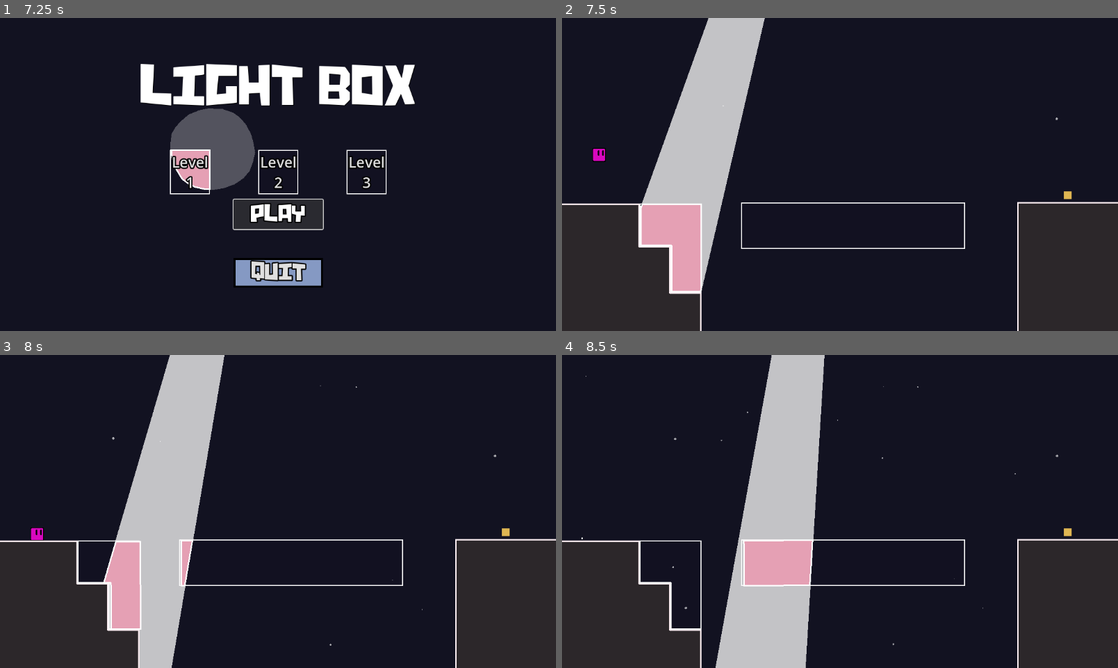
Above: before the commit, frames 1-4 (two rows, left to right).
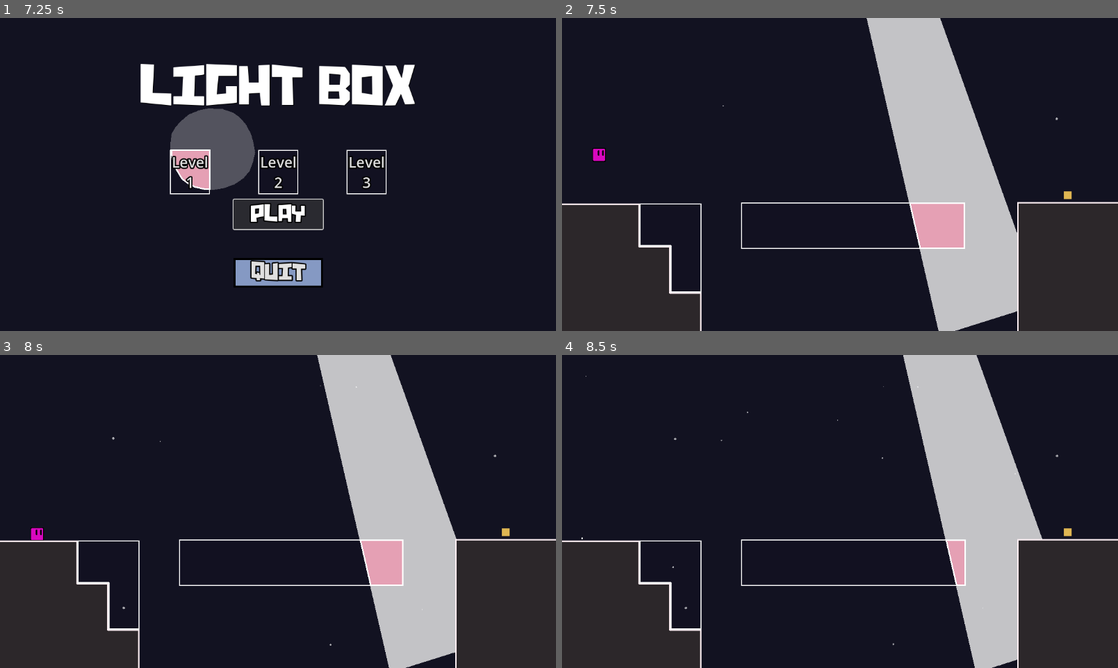
Above: after the commit, the same moments.

Repository: WeDoThingsHere/Godot-Jam-June-2025
Game: Godot game, scene res://scenes/Levels/start_menu.tscn
Same seed, same stepped clock (60 frames per second), same inputs: the game is played once before the commit and once after it.
Inputs:
- Up to frame 1 (7.25 s): click "Play" at 0.5 s; click "Play" at 1.25 s; tap Enter (ui_accept) at 2, 2.75, 3.5, 5, 5.75, 6.5 s; hold D (move_right) 2.03-3.53 s; tap Space (jump) at 2.27, 3.02, 4.52, 5.27, 6.02 s; hold A (move_left) 3.53-4.28 s; hold D (move_right) 4.28-5.78 s; hold A (move_left) 5.78-6.53 s; hold D (move_right) from 6.53 s (still down)
- Up to frame 2 (7.5 s): release D (move_right) at 7.25 s; click "Level 1" at 7.25 s
- Up to frame 3 (8 s): no input
- Up to frame 4 (8.5 s): hold A (move_left) from 8.03 s (still down); tap Space (jump) at 8.27 s

Frame 1 is identical in both runs. In frame 2, 26% of the frame differs, in the area x 14-82%, y 0-100%; in frame 3, 27%, in the area x 18-83%, y 0-100%; in frame 4, 26%.

Commit message:
made Level 3

Diff:
--- a/scenes/Levels/001_LevelOne.tscn
+++ b/scenes/Levels/001_LevelOne.tscn
@@ -11,33 +11,34 @@
 
 [sub_resource type="Animation" id="Animation_y8fji"]
 length = 0.001
-tracks/0/type = "bezier"
+tracks/0/type = "value"
 tracks/0/imported = false
 tracks/0/enabled = true
-tracks/0/path = NodePath(".:rotation")
+tracks/0/path = NodePath(".:position")
 tracks/0/interp = 1
 tracks/0/loop_wrap = true
 tracks/0/keys = {
-"handle_modes": PackedInt32Array(0),
-"points": PackedFloat32Array(-0.305433, -0.25, 0, 0.25, 0),
-"times": PackedFloat32Array(0)
+"times": PackedFloat32Array(0),
+"transitions": PackedFloat32Array(1),
+"update": 0,
+"values": [Vector2(-96, -1068)]
 }
 
 [sub_resource type="Animation" id="Animation_hkq2j"]
 resource_name = "swing"
-length = 6.0
+length = 8.0
 loop_mode = 1
 tracks/0/type = "value"
 tracks/0/imported = false
 tracks/0/enabled = true
-tracks/0/path = NodePath(".:rotation")
+tracks/0/path = NodePath(".:position")
 tracks/0/interp = 2
 tracks/0/loop_wrap = true
 tracks/0/keys = {
-"times": PackedFloat32Array(0, 3, 6),
+"times": PackedFloat32Array(0, 4, 8),
 "transitions": PackedFloat32Array(1, 1, 1),
 "update": 0,
-"values": [0.270526, -0.240855, 0.270526]
+"values": [Vector2(-96, -1068), Vector2(280, -1068), Vector2(-96, -1068)]
 }
 
 [sub_resource type="AnimationLibrary" id="AnimationLibrary_nf86m"]
@@ -86,7 +87,7 @@
 position = Vector2(-67, -263)
 
 [node name="TiltingLight" parent="Lights" instance=ExtResource("3_a2ux5")]
-position = Vector2(71, -785)
+position = Vector2(-96, -1068)
 rotation = -0.305433
 
 [node name="Polygon2D" parent="Lights/TiltingLight/LitArea" index="1"]
--- a/scenes/Levels/003_LevelThree.tscn
+++ b/scenes/Levels/003_LevelThree.tscn
@@ -9,42 +9,136 @@
 [ext_resource type="PackedScene" uid="uid://bhfabwws43023" path="res://scenes/dust_spawner.tscn" id="6_tb5yy"]
 [ext_resource type="PackedScene" path="res://scenes/true_platform.tscn" id="7_jglaw"]
 
-[sub_resource type="Animation" id="Animation_53cjc"]
-resource_name = "TRILTING"
-length = 6.0
+[sub_resource type="Animation" id="Animation_tb5yy"]
+resource_name = "elevator"
+length = 10.0
 loop_mode = 1
 tracks/0/type = "value"
 tracks/0/imported = false
 tracks/0/enabled = true
-tracks/0/path = NodePath(".:rotation")
-tracks/0/interp = 1
-tracks/0/loop_wrap = true
-tracks/0/keys = {
-"times": PackedFloat32Array(0, 1.5, 3, 4.5, 6),
-"transitions": PackedFloat32Array(1, 1, 1, 1, 1),
-"update": 0,
-"values": [0.0, -1.5708, -3.14159, -4.71239, -6.28319]
-}
-
-[sub_resource type="Animation" id="Animation_lksnt"]
+tracks/0/path = NodePath(".:position")
+tracks/0/interp = 1
+tracks/0/loop_wrap = true
+tracks/0/keys = {
+"times": PackedFloat32Array(0, 10),
+"transitions": PackedFloat32Array(1, 1),
+"update": 0,
+"values": [Vector2(0, -600), Vector2(0, -900)]
+}
+
+[sub_resource type="Animation" id="Animation_jglaw"]
 length = 0.001
 tracks/0/type = "value"
 tracks/0/imported = false
 tracks/0/enabled = true
-tracks/0/path = NodePath(".:rotation")
+tracks/0/path = NodePath(".:position")
 tracks/0/interp = 1
 tracks/0/loop_wrap = true
 tracks/0/keys = {
 "times": PackedFloat32Array(0),
 "transitions": PackedFloat32Array(1),
 "update": 0,
-"values": [0.0]
-}
-
-[sub_resource type="AnimationLibrary" id="AnimationLibrary_jybrk"]
+"values": [Vector2(0, 0)]
+}
+
+[sub_resource type="AnimationLibrary" id="AnimationLibrary_53cjc"]
 _data = {
-&"RESET": SubResource("Animation_lksnt"),
-&"TRILTING": SubResource("Animation_53cjc")
+&"RESET": SubResource("Animation_jglaw"),
+&"elevator": SubResource("Animation_tb5yy")
+}
+
+[sub_resource type="Animation" id="Animation_jybrk"]
+resource_name = "elevator 2"
+length = 10.0
+loop_mode = 1
+tracks/0/type = "value"
+tracks/0/imported = false
+tracks/0/enabled = true
+tracks/0/path = NodePath(".:position")
+tracks/0/interp = 1
+tracks/0/loop_wrap = true
+tracks/0/keys = {
+"times": PackedFloat32Array(0, 10),
+"transitions": PackedFloat32Array(1, 1),
+"update": 0,
+"values": [Vector2(188, -989.715), Vector2(188, -689.715)]
+}
+
+[sub_resource type="Animation" id="Animation_o4dxq"]
+length = 0.001
+tracks/0/type = "value"
+tracks/0/imported = false
+tracks/0/enabled = true
+tracks/0/path = NodePath(".:position")
+tracks/0/interp = 1
+tracks/0/loop_wrap = true
+tracks/0/keys = {
+"times": PackedFloat32Array(0),
+"transitions": PackedFloat32Array(1),
+"update": 0,
+"values": [Vector2(0, -989.715)]
+}
+
+[sub_resource type="Animation" id="Animation_sd7vf"]
+resource_name = "elevator 3"
+length = 10.0
+loop_mode = 1
+tracks/0/type = "value"
+tracks/0/imported = false
+tracks/0/enabled = true
+tracks/0/path = NodePath(".:position")
+tracks/0/interp = 1
+tracks/0/loop_wrap = true
+tracks/0/keys = {
+"times": PackedFloat32Array(0, 10),
+"transitions": PackedFloat32Array(1, 1),
+"update": 0,
+"values": [Vector2(373, -1060.72), Vector2(373, -760.715)]
+}
+
+[sub_resource type="AnimationLibrary" id="AnimationLibrary_4rrj5"]
+_data = {
+&"RESET": SubResource("Animation_o4dxq"),
+&"elevator 2": SubResource("Animation_jybrk"),
+&"elevator 3": SubResource("Animation_sd7vf")
+}
+
+[sub_resource type="Animation" id="Animation_y8fji"]
+length = 0.001
+tracks/0/type = "value"
+tracks/0/imported = false
+tracks/0/enabled = true
+tracks/0/path = NodePath(".:position")
+tracks/0/interp = 1
+tracks/0/loop_wrap = true
+tracks/0/keys = {
+"times": PackedFloat32Array(0),
+"transitions": PackedFloat32Array(1),
+"update": 0,
+"values": [Vector2(-96, -1068)]
+}
+
+[sub_resource type="Animation" id="Animation_hkq2j"]
+resource_name = "swing"
+length = 8.0
+loop_mode = 1
+tracks/0/type = "value"
+tracks/0/imported = false
+tracks/0/enabled = true
+tracks/0/path = NodePath(".:position")
+tracks/0/interp = 2
+tracks/0/loop_wrap = true
+tracks/0/keys = {
+"times": PackedFloat32Array(0, 4, 8),
+"transitions": PackedFloat32Array(1, 1, 1),
+"update": 0,
+"values": [Vector2(-96, -1068), Vector2(280, -1068), Vector2(-96, -1068)]
+}
+
+[sub_resource type="AnimationLibrary" id="AnimationLibrary_nf86m"]
+_data = {
+&"RESET": SubResource("Animation_y8fji"),
+&"swing": SubResource("Animation_hkq2j")
 }
 
 [sub_resource type="Gradient" id="Gradient_fsjfv"]
@@ -62,32 +156,163 @@
 [node name="EveryGameScene" parent="." instance=ExtResource("1_mvyed")]
 
 [node name="Platforms" type="Node2D" parent="."]
-
-[node name="PlatformBox" parent="Platforms" instance=ExtResource("2_r1e1t")]
-position = Vector2(96, 73)
-
-[node name="PlatformArea" parent="Platforms/PlatformBox" index="0"]
-position = Vector2(59, 57)
-
-[node name="Bounds" parent="Platforms/PlatformBox/PlatformArea" index="0"]
-polygon = PackedVector2Array(-360, -72, 104, -72, 104, 24, -360, 24)
-uv = PackedVector2Array(-168, -72, 240, -72, 240, 24, -168, 24)
-
-[node name="PlatformBox2" parent="Platforms" instance=ExtResource("2_r1e1t")]
-position = Vector2(-106, 147)
-
-[node name="PlatformArea" parent="Platforms/PlatformBox2" index="0"]
-position = Vector2(59, 57)
-
-[node name="Bounds" parent="Platforms/PlatformBox2/PlatformArea" index="0"]
-polygon = PackedVector2Array(-240, 40, -240, -144, -368, -144, -368, -56, -304, -56, -304, 40)
-uv = PackedVector2Array(-240, 24, -240, -96, -368, -96, -368, -32, -296, -32, -296, 24)
+position = Vector2(0, 44.715)
+
+[node name="Elevator1" type="Node2D" parent="Platforms"]
+
+[node name="PlatformBox" parent="Platforms/Elevator1" instance=ExtResource("2_r1e1t")]
+position = Vector2(-31, 309.285)
+
+[node name="PlatformArea" parent="Platforms/Elevator1/PlatformBox" index="0"]
+position = Vector2(59, 57)
+
+[node name="Bounds" parent="Platforms/Elevator1/PlatformBox/PlatformArea" index="0"]
+polygon = PackedVector2Array(-272, -88, -136, -88, -136, -48, -272, -48)
+uv = PackedVector2Array(-272, -88, -32, -88, -32, -24, -272, -24)
+
+[node name="PlatformBox2" parent="Platforms/Elevator1" instance=ExtResource("2_r1e1t")]
+position = Vector2(-31, 609.285)
+
+[node name="PlatformArea" parent="Platforms/Elevator1/PlatformBox2" index="0"]
+position = Vector2(59, 57)
+
+[node name="Bounds" parent="Platforms/Elevator1/PlatformBox2/PlatformArea" index="0"]
+polygon = PackedVector2Array(-272, -88, -136, -88, -136, -48, -272, -48)
+uv = PackedVector2Array(-272, -88, -32, -88, -32, -24, -272, -24)
+
+[node name="PlatformBox3" parent="Platforms/Elevator1" instance=ExtResource("2_r1e1t")]
+position = Vector2(-31, 909.285)
+
+[node name="PlatformArea" parent="Platforms/Elevator1/PlatformBox3" index="0"]
+position = Vector2(59, 57)
+
+[node name="Bounds" parent="Platforms/Elevator1/PlatformBox3/PlatformArea" index="0"]
+polygon = PackedVector2Array(-272, -88, -136, -88, -136, -48, -272, -48)
+uv = PackedVector2Array(-272, -88, -32, -88, -32, -24, -272, -24)
+
+[node name="PlatformBox4" parent="Platforms/Elevator1" instance=ExtResource("2_r1e1t")]
+position = Vector2(-31, 1210)
+
+[node name="PlatformArea" parent="Platforms/Elevator1/PlatformBox4" index="0"]
+position = Vector2(59, 57)
+
+[node name="Bounds" parent="Platforms/Elevator1/PlatformBox4/PlatformArea" index="0"]
+polygon = PackedVector2Array(-272, -88, -136, -88, -136, -48, -272, -48)
+uv = PackedVector2Array(-272, -88, -32, -88, -32, -24, -272, -24)
+
+[node name="AnimationPlayer" type="AnimationPlayer" parent="Platforms/Elevator1"]
+libraries = {
+&"": SubResource("AnimationLibrary_53cjc")
+}
+autoplay = "elevator"
+speed_scale = 2.0
+
+[node name="Elevator2" type="Node2D" parent="Platforms"]
+position = Vector2(0, -989.715)
+
+[node name="PlatformBox" parent="Platforms/Elevator2" instance=ExtResource("2_r1e1t")]
+position = Vector2(-31, 309.285)
+
+[node name="PlatformArea" parent="Platforms/Elevator2/PlatformBox" index="0"]
+position = Vector2(59, 57)
+
+[node name="Bounds" parent="Platforms/Elevator2/PlatformBox/PlatformArea" index="0"]
+polygon = PackedVector2Array(-272, -88, -136, -88, -136, -48, -272, -48)
+uv = PackedVector2Array(-272, -88, -32, -88, -32, -24, -272, -24)
+
+[node name="PlatformBox2" parent="Platforms/Elevator2" instance=ExtResource("2_r1e1t")]
+position = Vector2(-31, 609.285)
+
+[node name="PlatformArea" parent="Platforms/Elevator2/PlatformBox2" index="0"]
+position = Vector2(59, 57)
+
+[node name="Bounds" parent="Platforms/Elevator2/PlatformBox2/PlatformArea" index="0"]
+polygon = PackedVector2Array(-272, -88, -136, -88, -136, -48, -272, -48)
+uv = PackedVector2Array(-272, -88, -32, -88, -32, -24, -272, -24)
+
+[node name="PlatformBox3" parent="Platforms/Elevator2" instance=ExtResource("2_r1e1t")]
+position = Vector2(-31, 909.285)
+
+[node name="PlatformArea" parent="Platforms/Elevator2/PlatformBox3" index="0"]
+position = Vector2(59, 57)
+
+[node name="Bounds" parent="Platforms/Elevator2/PlatformBox3/PlatformArea" index="0"]
+polygon = PackedVector2Array(-272, -88, -136, -88, -136, -48, -272, -48)
+uv = PackedVector2Array(-272, -88, -32, -88, -32, -24, -272, -24)
+
+[node name="PlatformBox4" parent="Platforms/Elevator2" instance=ExtResource("2_r1e1t")]
+position = Vector2(-31, 1210)
+
+[node name="PlatformArea" parent="Platforms/Elevator2/PlatformBox4" index="0"]
+position = Vector2(59, 57)
+
+[node name="Bounds" parent="Platforms/Elevator2/PlatformBox4/PlatformArea" index="0"]
+polygon = PackedVector2Array(-272, -88, -136, -88, -136, -48, -272, -48)
+uv = PackedVector2Array(-272, -88, -32, -88, -32, -24, -272, -24)
+
+[node name="AnimationPlayer" type="AnimationPlayer" parent="Platforms/Elevator2"]
+libraries = {
+&"": SubResource("AnimationLibrary_4rrj5")
+}
+autoplay = "elevator 2"
+speed_scale = 2.0
+
+[node name="Elevator3" type="Node2D" parent="Platforms"]
+position = Vector2(0, -989.715)
+
+[node name="PlatformBox" parent="Platforms/Elevator3" instance=ExtResource("2_r1e1t")]
+position = Vector2(-31, 309.285)
+
+[node name="PlatformArea" parent="Platforms/Elevator3/PlatformBox" index="0"]
+position = Vector2(59, 57)
+
+[node name="Bounds" parent="Platforms/Elevator3/PlatformBox/PlatformArea" index="0"]
+polygon = PackedVector2Array(-272, -88, -136, -88, -136, -48, -272, -48)
+uv = PackedVector2Array(-272, -88, -32, -88, -32, -24, -272, -24)
+
+[node name="PlatformBox2" parent="Platforms/Elevator3" instance=ExtResource("2_r1e1t")]
+position = Vector2(-31, 609.285)
+
+[node name="PlatformArea" parent="Platforms/Elevator3/PlatformBox2" index="0"]
+position = Vector2(59, 57)
+
+[node name="Bounds" parent="Platforms/Elevator3/PlatformBox2/PlatformArea" index="0"]
+polygon = PackedVector2Array(-272, -88, -136, -88, -136, -48, -272, -48)
+uv = PackedVector2Array(-272, -88, -32, -88, -32, -24, -272, -24)
+
+[node name="PlatformBox3" parent="Platforms/Elevator3" instance=ExtResource("2_r1e1t")]
+position = Vector2(-31, 909.285)
+
+[node name="PlatformArea" parent="Platforms/Elevator3/PlatformBox3" index="0"]
+position = Vector2(59, 57)
+
+[node name="Bounds" parent="Platforms/Elevator3/PlatformBox3/PlatformArea" index="0"]
+polygon = PackedVector2Array(-272, -88, -136, -88, -136, -48, -272, -48)
+uv = PackedVector2Array(-272, -88, -32, -88, -32, -24, -272, -24)
+
+[node name="PlatformBox4" parent="Platforms/Elevator3" instance=ExtResource("2_r1e1t")]
+position = Vector2(-31, 1210)
+
+[node name="PlatformArea" parent="Platforms/Elevator3/PlatformBox4" index="0"]
+position = Vector2(59, 57)
+
+[node name="Bounds" parent="Platforms/Elevator3/PlatformBox4/PlatformArea" index="0"]
+polygon = PackedVector2Array(-272, -88, -136, -88, -136, -48, -272, -48)
+uv = PackedVector2Array(-272, -88, -32, -88, -32, -24, -272, -24)
+
+[node name="AnimationPlayer" type="AnimationPlayer" parent="Platforms/Elevator3"]
+libraries = {
+&"": SubResource("AnimationLibrary_4rrj5")
+}
+autoplay = "elevator 3"
+speed_scale = 1.5
 
 [node name="Lights" type="Node2D" parent="."]
 position = Vector2(-67, -263)
 
 [node name="TiltingLight" parent="Lights" instance=ExtResource("3_115sl")]
-position = Vector2(-533, -106)
+position = Vector2(-96, -1068)
+rotation = -0.0174533
 
 [node name="Polygon2D" parent="Lights/TiltingLight/LitArea" index="1"]
 modulate = Color(1, 1, 1, 0.745098)
@@ -96,29 +321,12 @@
 
 [node name="AnimationPlayer" type="AnimationPlayer" parent="Lights/TiltingLight"]
 libraries = {
-&"": SubResource("AnimationLibrary_jybrk")
-}
-autoplay = "TRILTING"
-speed_scale = 0.5
-
-[node name="TiltingLight2" parent="Lights" instance=ExtResource("3_115sl")]
-position = Vector2(689, -106)
-scale = Vector2(-1, -1)
-
-[node name="Polygon2D" parent="Lights/TiltingLight2/LitArea" index="1"]
-modulate = Color(1, 1, 1, 0.745098)
-polygon = PackedVector2Array(-14.5551, -3.9146, 7.59131, -3.99697, 72.6787, 1698.34, -150.191, 1698.34)
-uv = PackedVector2Array(-12.2161, -3.31395, 7.59131, -3.99697, 72.6787, 1698.34, -150.191, 1698.34)
-
-[node name="AnimationPlayer" type="AnimationPlayer" parent="Lights/TiltingLight2"]
-libraries = {
-&"": SubResource("AnimationLibrary_jybrk")
-}
-autoplay = "TRILTING"
-speed_scale = 0.5
+&"": SubResource("AnimationLibrary_nf86m")
+}
+autoplay = "swing"
 
 [node name="Player" parent="." groups=["Player"] instance=ExtResource("4_2y5ga")]
-position = Vector2(-499, -65)
+position = Vector2(-510, 39)
 
 [node name="PointLight2D" type="PointLight2D" parent="."]
 visible = false
@@ -127,7 +335,7 @@
 texture = SubResource("GradientTexture2D_urr3w")
 
 [node name="Goal" parent="." instance=ExtResource("6_1dhsq")]
-position = Vector2(472, 43)
+position = Vector2(477, -189)
 Level_To_Unlock = "Level_Two"
 
 [node name="Camera2D" type="Camera2D" parent="."]
@@ -142,15 +350,15 @@
 position = Vector2(-311, 140)
 
 [node name="bounds" parent="True Platforms/TruePlatform/StaticBody2D" index="0"]
-polygon = PackedVector2Array(24, 104, -40, 104, -40, 8, -104, 8, -104, -80, -344, -80, -344, 256, 32, 256, 24, 216)
-uv = PackedVector2Array(24, 104, -48, 104, -48, 8, -104, 8, -104, -80, -344, -80, -344, 256, 32, 256, 24, 216)
+polygon = PackedVector2Array(-320, -72, 24, -72, 24, 200, -320, 200)
+uv = PackedVector2Array(-320, -72, -136, -72, -136, 16, -320, 16)
 
 [node name="TruePlatform2" parent="True Platforms" instance=ExtResource("7_jglaw")]
-position = Vector2(655, 121)
+position = Vector2(575, -108)
 
 [node name="bounds" parent="True Platforms/TruePlatform2/StaticBody2D" index="0"]
-polygon = PackedVector2Array(-288, -64, 0, -64, 0, 144, 0, 312, -208, 312, -288, 304)
-uv = PackedVector2Array(-264, -64, 0, -64, 0, 144, 0, 312, -208, 312, -272, 312)
+polygon = PackedVector2Array(-288, -64, 8, -64, 8, 24, -288, 24)
+uv = PackedVector2Array(-288, -64, -16, -64, -16, 16, -288, 16)
 
 [node name="WorldBounds" type="Node2D" parent="."]
 
@@ -183,11 +391,19 @@
 offset_bottom = 1949.0
 color = Color(0.0705882, 0.0705882, 0.129412, 1)
 
-[editable path="Platforms/PlatformBox"]
-[editable path="Platforms/PlatformBox2"]
+[editable path="Platforms/Elevator1/PlatformBox"]
+[editable path="Platforms/Elevator1/PlatformBox2"]
+[editable path="Platforms/Elevator1/PlatformBox3"]
+[editable path="Platforms/Elevator1/PlatformBox4"]
+[editable path="Platforms/Elevator2/PlatformBox"]
+[editable path="Platforms/Elevator2/PlatformBox2"]
+[editable path="Platforms/Elevator2/PlatformBox3"]
+[editable path="Platforms/Elevator2/PlatformBox4"]
+[editable path="Platforms/Elevator3/PlatformBox"]
+[editable path="Platforms/Elevator3/PlatformBox2"]
+[editable path="Platforms/Elevator3/PlatformBox3"]
+[editable path="Platforms/Elevator3/PlatformBox4"]
 [editable path="Lights/TiltingLight"]
 [editable path="Lights/TiltingLight/LitArea"]
-[editable path="Lights/TiltingLight2"]
-[editable path="Lights/TiltingLight2/LitArea"]
 [editable path="True Platforms/TruePlatform"]
 [editable path="True Platforms/TruePlatform2"]
Not shown: 1 places in scenes/Levels/003_LevelThree.tscn that only renumber resources
